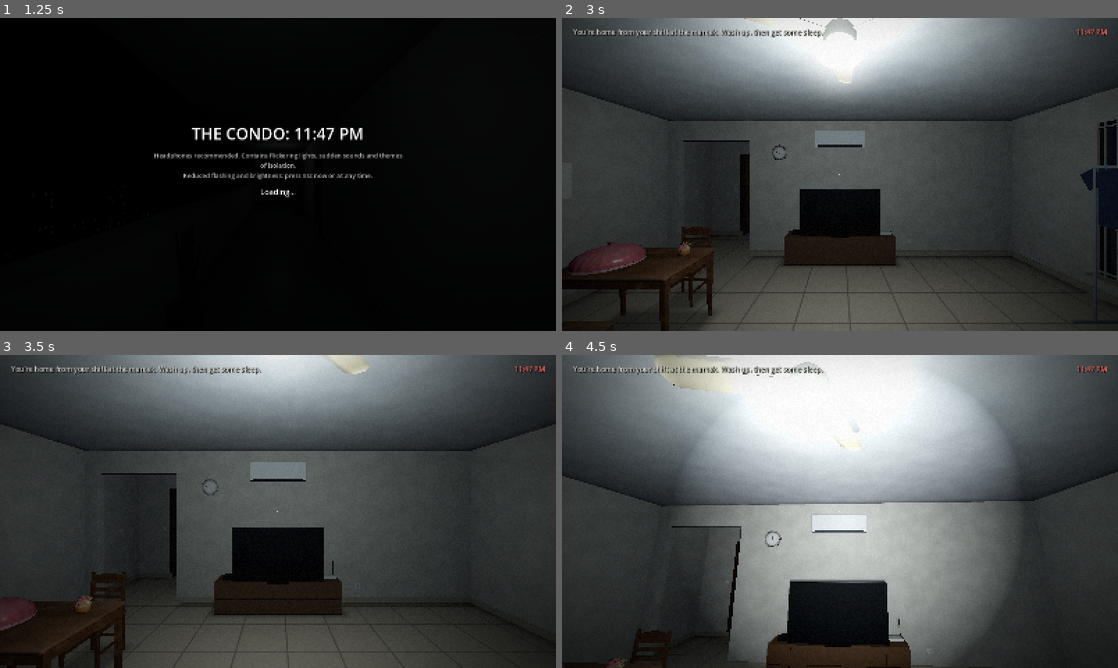
Above: before the commit, frames 1-4 (two rows, left to right).
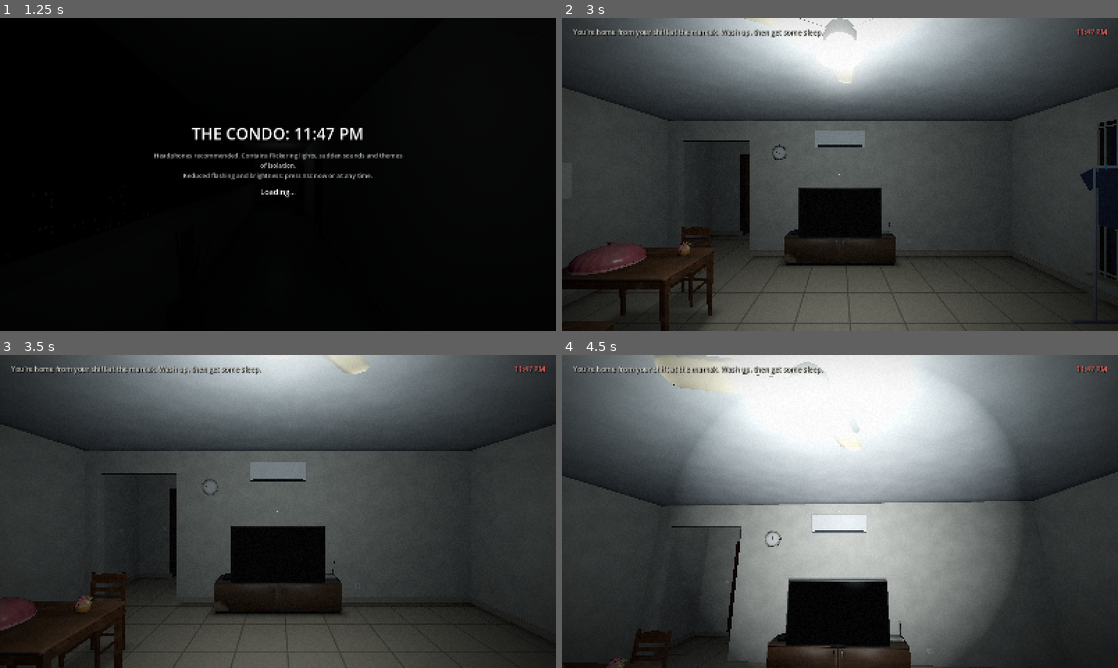
Above: after the commit, the same moments.

Repository: chengboonrong/the-condo
Game: Godot game, scene res://scenes/main.tscn
Same seed, same stepped clock (60 frames per second), same inputs: the game is played once before the commit and once after it.
Inputs (mouse positions are in pixels of both pictures, inside the frame that each line leads up to):
- Up to frame 1 (1.25 s): tap Enter at 0.5 s; move the mouse to (400, 158) at 0.52 s; hold D (move_right) from 0.53 s (still down); hold C (crouch) from 0.53 s (still down); click (400, 158) at 0.67 s
- Up to frame 2 (3 s): tap Space at 1.25 s; move the mouse to (728, 190) at 1.27 s; release D (move_right) at 1.28 s; release C (crouch) at 1.28 s; hold S (move_back) 1.28-2.03 s; tap F (flashlight) at 1.35 s; tap Enter at 2, 2.75 s; move the mouse to (895, 105) at 2.02 s; hold D (move_right) 2.03-2.78 s; hold E (interact) 2.03-2.78 s; move the mouse to (812, 237) at 2.77 s; hold W (move_forward) from 2.78 s (still down); tap Shift (sprint) at 2.85 s; click (812, 237) at 2.92 s
- Up to frame 3 (3.5 s): keep holding W (move_forward)
- Up to frame 4 (4.5 s): keep holding W (move_forward); move the mouse to (878, 514) at 3.52 s; hold C (crouch) 3.53-4.28 s; move the mouse to (795, 508) at 4.27 s; tap F (flashlight) at 4.35 s

Frame 1 is identical in both runs. In frame 2, 0.2% of the frame differs, in the area x 40-60%, y 54-72%; in frame 3, 0.3%; in frame 4, 0.8%, in the area x 36-63%, y 71-100%.

Commit message:
feat: TV and cabinet model
A low chipboard TV cabinet (642 triangles, one 512 px baked material, plus the TV's glass and the four lights) replaces the
cabinet box and the TV corner's boxes: wood-grain laminate swollen and peeling off the left door's bottom corner, rubbed
pale along the door edges by the hands, dusty on top; on it a flat TV on a plate stand, a black decoder with a red standby
light and a white router with two antennas and three green lights. The glass is its own plain glossy black material (roughness
0.1, no texture), 3 mm behind the front of the `tv` click box, which is no longer drawn; the lights share one emissive
material (a 2 by 1 pixel picture of red and green read by their UVs). The cabinet's collision moves to COLLIDERS unchanged.
The test covers the budget, the footprint and that the glass lies on and covers its click box.

Co-Authored-By: Claude Opus 5.5 <noreply@anthropic.com>

Diff:
--- a/scripts/world/apartment_builder.gd
+++ b/scripts/world/apartment_builder.gd
@@ -17,7 +17,6 @@
 	[Vector3(5.3, 0.35, 9.5), Vector3(0.2, 0.7, 0.85), Color(0.27, 0.3, 0.35)],
 	[Vector3(7.7, 0.35, 9.5), Vector3(0.2, 0.7, 0.85), Color(0.27, 0.3, 0.35)],
 	[Vector3(6.5, 0.2, 7.3), Vector3(1.1, 0.4, 0.6), Color(0.45, 0.32, 0.22)],
-	[Vector3(6.5, 0.25, 4.3), Vector3(2.0, 0.5, 0.45), Color(0.4, 0.29, 0.2)],
 	[Vector3(6.5, 2.3, 4.14), Vector3(0.95, 0.3, 0.2), Color(0.9, 0.9, 0.88)],  # aircon above the TV
 	[Vector3(6.5, 0.005, 7.5), Vector3(2.4, 0.01, 1.6), Color(0.33, 0.14, 0.12)],  # rug
 	[Vector3(2.45, 0.015, 9.6), Vector3(0.1, 0.03, 0.26), Color(0.2, 0.3, 0.6)],  # selipar by the door
@@ -64,6 +63,8 @@
 	[&"bed", &"bed", Transform3D(Basis(), Vector3(8.95, 0, 0.2)), {}],
 	# Kitchen: the fridge, its doors facing east (+X): the management notice hangs on the flat of the nearer one
 	[&"fridge", &"fridge", Transform3D(Basis(Vector3.UP, PI / 2), Vector3(0.4, 0, 2.95)), {}],
+	# The TV corner: the chipboard cabinet with the TV, the decoder and the router on it. The TV's glass lies on the `tv` click box.
+	[&"tv_cabinet", &"tv_cabinet", Transform3D(Basis(), Vector3(6.5, 0, 4.3)), {}],
 	# B-11-07: the same intercom on the mirror room's west wall (face at x = 5.5 + WALL_T / 2), dusty
 	[&"intercom_mirror", &"intercom", Transform3D(Basis(Vector3.UP, PI / 2), Vector3(5.575, 1.45, -14.6)), {&"bedroom": &"door"}, true],
 	# B-11-07: the same bed, turned half round like the room (headboard at +Z, towards the wall with the door), dusty
@@ -79,6 +80,7 @@
 	[Vector3(4.5, 0.6875, 7.05), Vector3(0.42, 0.425, 0.05), {}],
 	[Vector3(4.5, 0.6875, 5.35), Vector3(0.42, 0.425, 0.05), {&"living_chair": &"default"}],
 	[Vector3(3.45, 0.6875, 5.4), Vector3(0.42, 0.425, 0.05), {&"living_chair": &"turned"}],
+	[Vector3(6.5, 0.25, 4.3), Vector3(2.0, 0.5, 0.45), {}],
 ]
 
 # Interactables: id, pos, size, prompt, title, text, requires. Story-driven objects have no text.
@@ -623,7 +625,7 @@
 		&"bedroom_wall", &"mirror_wall":
 			color = Color(0.79, 0.77, 0.71) if o[0] == &"bedroom_wall" else WALL_MIRROR
 	# the window and the moved things are drawn by their props; only the click box is added
-	if not [&"bedroom_window", &"shoes_moved", &"chair_turned", &"tap", &"sink", &"bed", &"shoe_rack", &"intercom", &"intercom_mirror"].has(o[0]):
+	if not [&"bedroom_window", &"shoes_moved", &"chair_turned", &"tap", &"sink", &"bed", &"shoe_rack", &"intercom", &"intercom_mirror", &"tv"].has(o[0]):
 		_box(it, Vector3.ZERO, o[2], color, false)
 	add_child(it)
 	if o.size() > 6:
--- a/scripts/world/decor.gd
+++ b/scripts/world/decor.gd
@@ -395,19 +395,7 @@
 		box(Vector3(x, 0.49 - (0.015 if i == 0 else 0.0), 9.39), Vector3(0.72, 0.1, 0.56), Color(0.33, 0.36, 0.41))
 		box(Vector3(x, 0.78, 9.62), Vector3(0.72, 0.36, 0.14), Color(0.32, 0.35, 0.4))
 	box_xf(Transform3D(Basis.from_euler(Vector3(-0.35, 0.4, 0.1)), Vector3(7.25, 0.67, 9.42)), Vector3(0.38, 0.38, 0.11), Color(0.56, 0.45, 0.24))
-	# TV corner: cabinet doors, the Astro box and the router, both left on.
-	box(Vector3(6.5, 0.25, 4.528), Vector3(1.96, 0.008, 0.004), WOOD_DARK)
-	for x: float in [5.83, 7.17]:
-		box(Vector3(x, 0.25, 4.528), Vector3(0.008, 0.46, 0.004), WOOD_DARK)
-	box(Vector3(6.5, 0.95, 4.555), Vector3(1.43, 0.83, 0.03), Color(0.07, 0.07, 0.075), Look.GLOSS)
-	box(Vector3(6.5, 0.525, 4.48), Vector3(0.36, 0.05, 0.18), Color(0.07, 0.07, 0.075), Look.GLOSS)
-	box(Vector3(5.75, 0.525, 4.3), Vector3(0.3, 0.05, 0.22), Color(0.06, 0.06, 0.07), Look.GLOSS)
-	box(Vector3(5.66, 0.53, 4.412), Vector3(0.012, 0.008, 0.004), Color(1.0, 0.12, 0.05), Look.UNLIT)
-	box(Vector3(7.35, 0.52, 4.25), Vector3(0.22, 0.04, 0.15), PLASTIC_WHITE, Look.GLOSS)
-	for x: float in [7.26, 7.44]:
-		box(Vector3(x, 0.66, 4.2), Vector3(0.012, 0.24, 0.012), Color(0.15, 0.15, 0.15))
-	for x: float in [7.3, 7.34, 7.38]:
-		box(Vector3(x, 0.525, 4.326), Vector3(0.008, 0.006, 0.004), Color(0.2, 1.0, 0.35), Look.UNLIT)
+	# The TV corner (cabinet, TV, decoder with its light, router with its antennas and lights) is a model: art/tv_cabinet.
 	box(Vector3(6.5, 2.165, 4.243), Vector3(0.85, 0.03, 0.008), Color(0.2, 0.2, 0.2))  # aircon vent
 	_socket(Vector3(5.4, 0.3, 4.075), Vector3.BACK)
 	_socket(Vector3(7.9, 0.3, 4.075), Vector3.BACK)
--- a/tests/integration/test_models.gd
+++ b/tests/integration/test_models.gd
@@ -4,7 +4,7 @@
 # Triangles each model may have. Each object task adds its ids.
 const TRIS := {&"wall_clock": 1500, &"work_shoes": 2000, &"shoe_rack": 2000, &"dining_table": 6000, &"dining_chair": 2500,
 	&"basin": 4000, &"tap_water": 300, &"intercom": 1000, &"front_door": 3000, &"bed": 8000, &"fridge": 4000,
-	&"ceiling_fan": 3000}
+	&"ceiling_fan": 3000, &"tv_cabinet": 6000}
 # Floor footprints: node name -> [centre x, centre z, size x, size z] of the collider it replaces.
 const FOOTPRINTS := {
 	&"shoe_rack": [0.25, 8.0, 0.4, 1.0],
@@ -15,6 +15,7 @@
 	&"bed": [8.95, 0.2, 1.8, 2.0],  # its headboard stands a little past the base
 	&"bed_b1107": [6.55, -16.3, 1.8, 2.0],
 	&"fridge": [0.4, 2.95, 0.7, 0.7],
+	&"tv_cabinet": [6.5, 4.3, 2.0, 0.45],  # the TV stands a few cm proud of its front
 }
 
 
@@ -352,3 +353,27 @@
 	check(not is_equal_approx(blades.rotation.y, r), "turns")
 	main.queue_free()
 	return true
+
+
+func test_the_tv_screen_lies_on_its_click_box() -> bool:
+	var main := await _main()
+	var tv: Array = ApartmentBuilder.OBJECTS.filter(func(o: Array) -> bool: return o[0] == &"tv")[0]
+	var screen := main.builder.models[&"tv_cabinet"].get_node_or_null("TvScreen") as MeshInstance3D
+	check(screen != null, "the TV model has a TvScreen mesh of its own")
+	if screen == null:
+		main.queue_free()
+		return true
+	var a: AABB = screen.global_transform * screen.get_aabb()
+	var box := AABB(tv[1] - tv[2] / 2.0, tv[2])
+	# The click box is no longer drawn, so the glass is what the player sees there: a few mm behind its front face, and as wide
+	# and as tall as it is.
+	var gap := box.end.z - a.end.z
+	check(gap >= 0.0 and gap <= 0.008, "the glass is %.4f m behind the click box's front, not 0 to 8 mm" % gap)
+	near(a.size.z, 0.0, 0.0005, "the glass is flat")
+	for axis in 2:
+		check(a.position[axis] <= box.position[axis] and a.end[axis] >= box.end[axis], "the glass covers the click box along axis %d (%.3f to %.3f, box %.3f to %.3f)" % [axis, a.position[axis], a.end[axis], box.position[axis], box.end[axis]])
+	var mat := screen.get_active_material(0) as BaseMaterial3D
+	check(mat.albedo_texture == null, "the glass has no texture")
+	near(mat.roughness, 0.1, 0.02, "the glass is glossy")
+	main.queue_free()
+	return true
Binary file added: art/tv_cabinet/TvCabinet_color.png
Binary file added: art/tv_cabinet/TvCabinet_normal.png
Binary file added: art/tv_cabinet/TvCabinet_roughness_metallic.png
Binary file added: art/tv_cabinet/tv_lights.png
Binary file added: assets/models/tv_cabinet.glb
Not shown, added: assets/models/tv_cabinet.glb.import
Binary file added: assets/models/tv_cabinet_TvCabinet_color.png
Not shown, added: assets/models/tv_cabinet_TvCabinet_color.png.import
Binary file added: assets/models/tv_cabinet_TvCabinet_normal.png
Not shown, added: assets/models/tv_cabinet_TvCabinet_normal.png.import
Binary file added: assets/models/tv_cabinet_TvCabinet_roughness_metallic.png
Not shown, added: assets/models/tv_cabinet_TvCabinet_roughness_metallic.png.import
(and 3 more such lines)
